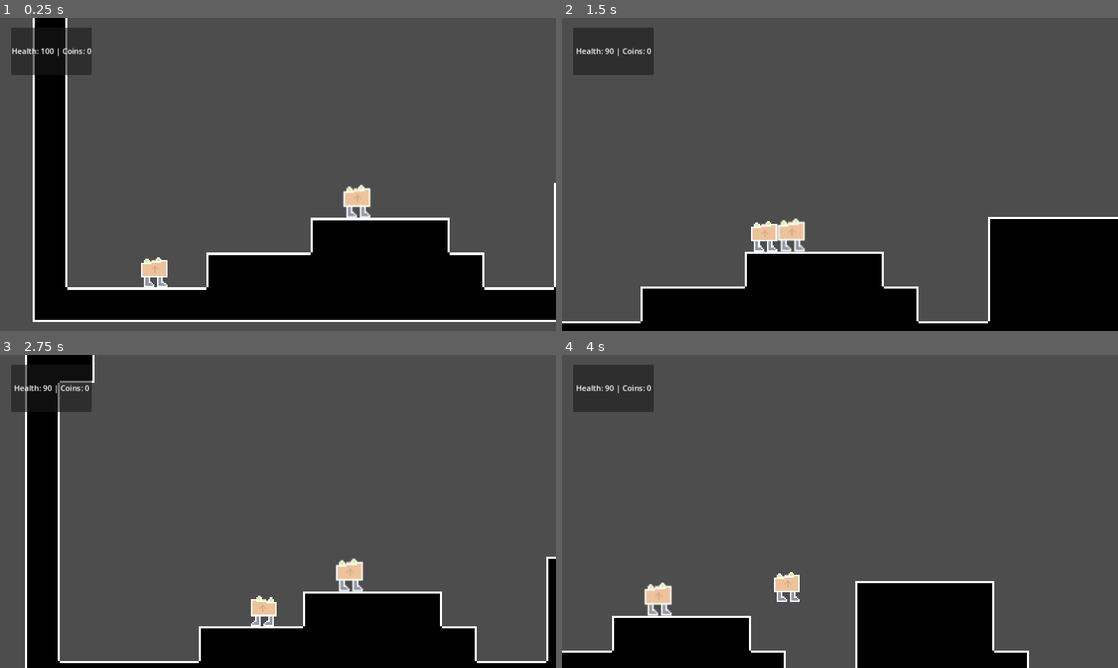
Above: before the commit, frames 1-4 (two rows, left to right).
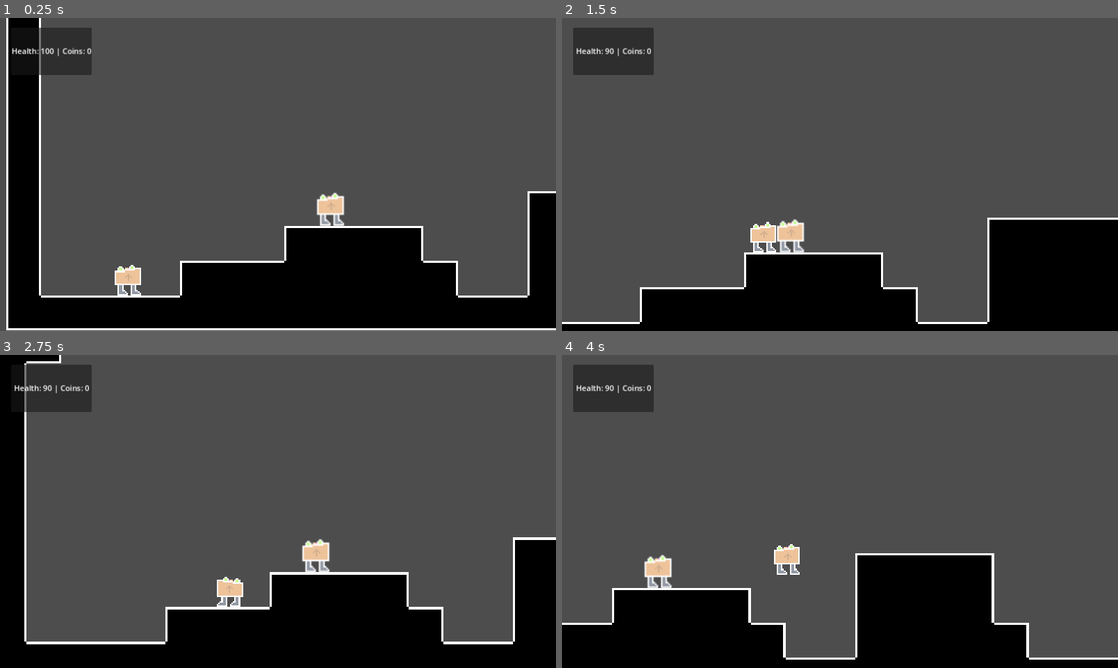
Above: after the commit, the same moments.

Repository: ShardHero/Main
Game: Godot game, scene res://scenes/level1.tscn
The game is run twice, just before and just after one commit, with the same random seed, the same clock (stepped at 60 frames per second) and the same inputs.
Inputs:
- Up to frame 1 (0.25 s): no input
- Up to frame 2 (1.5 s): tap Enter (ui_accept) at 0.5, 0.77 s; hold Right (ui_right) from 0.53 s (still down)
- Up to frame 3 (2.75 s): tap Enter (ui_accept) at 1.52 s; release Right (ui_right) at 2.03 s; hold Left (ui_left) from 2.03 s (still down)
- Up to frame 4 (4 s): release Left (ui_left) at 2.78 s; hold Right (ui_right) from 2.78 s (still down); tap Enter (ui_accept) at 3.02, 3.77 s

The runs differ from the first frame. In frame 1, 20% of the frame differs, in the area x 1-100%, y 0-100%; in frame 2, 1.0%; in frame 3, 21%, in the area x 0-100%, y 0-100%; in frame 4, 9.0%.

Commit message:
added function to adjust the camera's min and max values when loading level

Diff:
--- a/scenes/level1.tscn
+++ b/scenes/level1.tscn
@@ -1,12 +1,13 @@
-[gd_scene load_steps=18 format=3 uid="uid://cfu6qp58epi4y"]
-
+[gd_scene load_steps=19 format=3 uid="uid://cfu6qp58epi4y"]
+
+[ext_resource type="Script" path="res://scenes/level_1.gd" id="1_10m1u"]
 [ext_resource type="Texture2D" uid="uid://be6smq1lv47ux" path="res://assets/art/placeholder_tilemap.png" id="1_unyct"]
 [ext_resource type="PackedScene" uid="uid://ch2lhx4dpevpr" path="res://scenes/main_character.tscn" id="2_ff2mj"]
 [ext_resource type="PackedScene" uid="uid://sjigmrytna27" path="res://scenes/enemy.tscn" id="3_ker7w"]
 [ext_resource type="Script" path="res://scenes/game_manager.gd" id="4_3cxwl"]
 [ext_resource type="Script" path="res://scenes/death_area.gd" id="5_8xsqu"]
 [ext_resource type="Script" path="res://scenes/var_label.gd" id="5_q5mm8"]
-[ext_resource type="PackedScene" path="res://scenes/checkpoint.tscn" id="7_idqrs"]
+[ext_resource type="PackedScene" uid="uid://daeoooqxrqa3h" path="res://scenes/checkpoint.tscn" id="7_idqrs"]
 [ext_resource type="PackedScene" uid="uid://c25ti6th3m4d1" path="res://scenes/global.tscn" id="7_ytou0"]
 [ext_resource type="PackedScene" uid="uid://vdj4i8x4pxm1" path="res://scenes/coin.tscn" id="9_ag2iv"]
 
@@ -70,6 +71,7 @@
 size = Vector2(142.25, 20)
 
 [node name="Level1Base" type="Node2D"]
+script = ExtResource("1_10m1u")
 
 [node name="MovingCamera" type="Camera2D" parent="."]
 position = Vector2(340, 420)
--- /dev/null
+++ b/scenes/level_1.gd
@@ -0,0 +1,22 @@
+extends Node2D
+
+func adjust_camera(floor, ceiling, x_min, x_max):
+	var camera = get_node("MovingCamera")
+	camera.position.y = floor
+	Global.camera_floor = floor
+	Global.camera_ceiling = ceiling
+
+	camera.position.x = x_min
+	Global.camera_x_min = x_min
+	Global.camera_x_max = x_max
+
+# Called when the node enters the scene tree for the first time.
+func _ready():
+	adjust_camera(405, 350, 390, 6500)
+
+	pass # Replace with function body.
+
+
+# Called every frame. 'delta' is the elapsed time since the previous frame.
+func _process(delta):
+	pass
